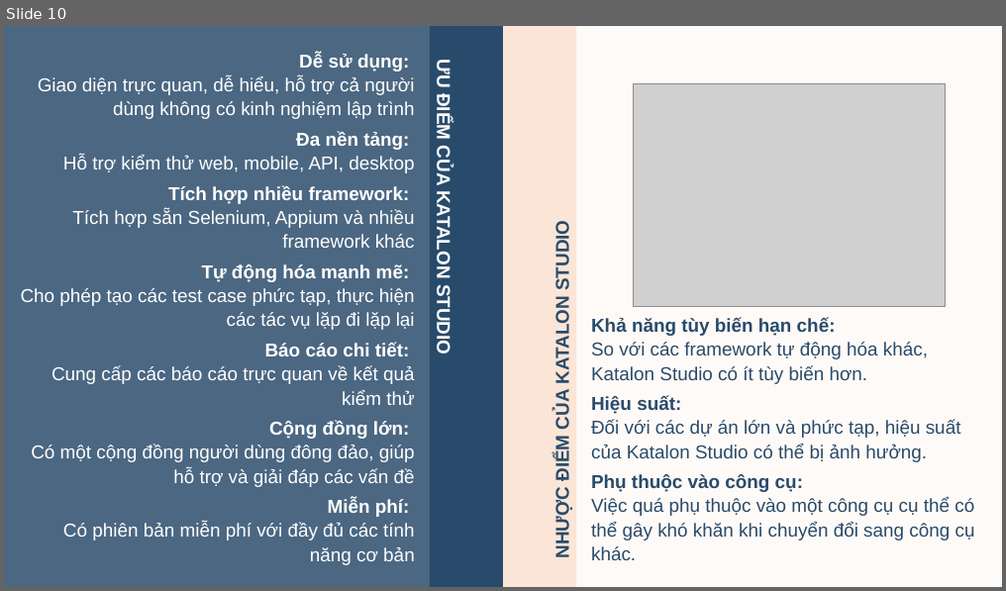
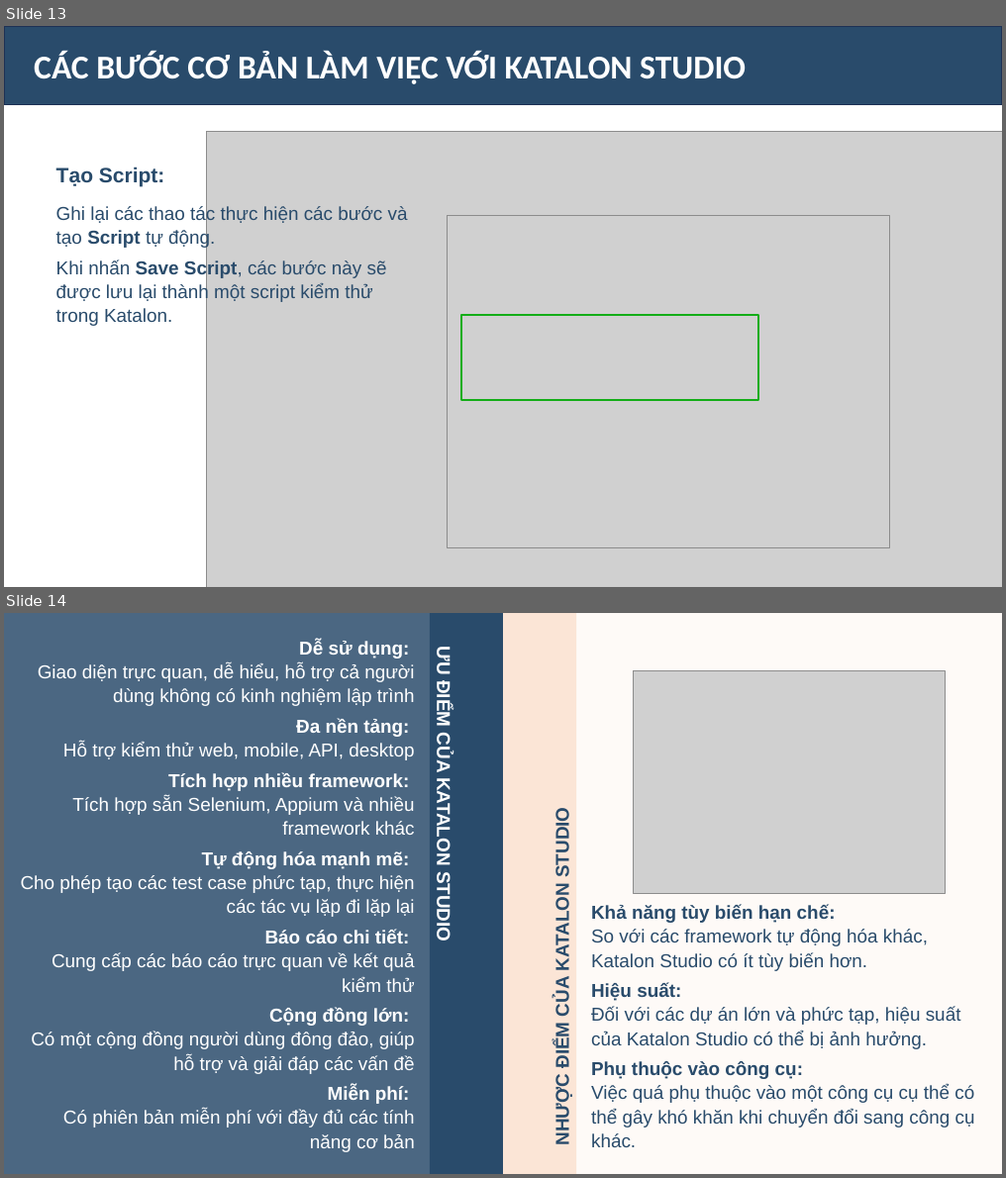
Before and after one commit to Oanh1503-git/DoAnKiemThu, a slide deck: THTH_slide.pptx. Shown one above the other, each under a label of ours: slide 10 before the commit, slides 13 and 14 after it. The pictures are 1006x591 and 1006x1178 pixels, drawn with LibreOffice and Linux fonts; fonts in the diff are those of the drawing; grey boxes stand for pictures. Boxes give left, top, right and bottom in pixels: in the first picture for what was removed or moved away, otherwise in the second. Text is boxed around its words. In the diff, an @@ line names an element or a change of style, - is before the commit and + after.

```diff
--- a/THTH_slide.pptx
+++ b/THTH_slide.pptx
@@ slide 13 added at <box>4,26,1002,587</box>, background #FFFFFF @@
@@ rectangle added at <box>4,26,1002,104</box>, fill #00294F at 84% opacity, outline #1E3256 1 pt, 32 pt, text #FFFFFF, bold @@
+CÁC BƯỚC CƠ BẢN LÀM VIỆC VỚI KATALON STUDIO
@@ picture added at <box>207,132,1002,587</box> @@
@@ text added at <box>56,167,408,326</box>, 18 pt, text #294B6B @@
+Tạo Script:
+Ghi lại các thao tác thực hiện các bước và tạo Script tự động.
+Khi nhấn Save Script, các bước này sẽ được lưu lại thành một script kiểm thử trong Katalon.
@@ picture added at <box>448,215,890,549</box> @@
@@ rectangle added at <box>461,315,758,400</box>, outline #13AD17 1.5 pt @@
@@ what was slide 10 is now slide 14 @@
```
Also in this commit, not shown: 5 slides changed, 4 other slides added, 1 slide removed.
